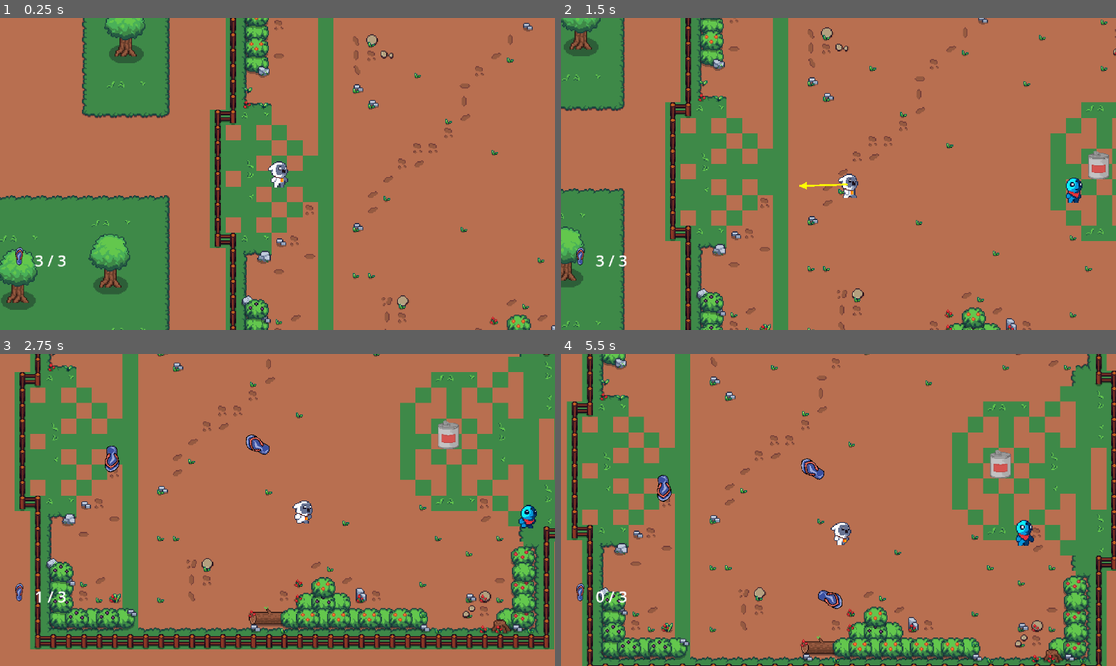
Above: before the commit, frames 1-4 (two rows, left to right).
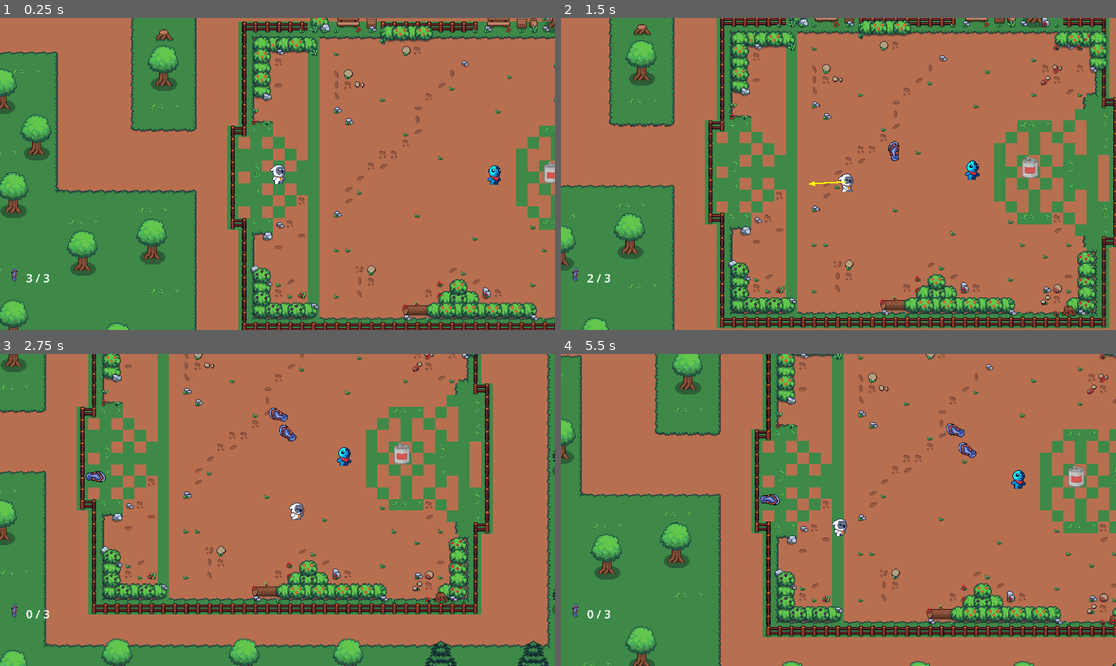
Above: after the commit, the same moments.

Repository: opsnight/game
Game: Godot game, scene res://scenes/world.tscn
Same seed, same stepped clock (60 frames per second), same inputs: the game is played once before the commit and once after it.
Inputs (mouse positions are in pixels of both pictures, inside the frame that each line leads up to):
- Up to frame 1 (0.25 s): no input
- Up to frame 2 (1.5 s): tap Enter at 0.5 s; move the mouse to (960, 158) at 0.52 s; hold D (right) 0.53-1.28 s; hold Shift (run) 0.53-1.28 s; click (960, 158) at 0.67 s; move the mouse to (727, 189) at 1.27 s; hold S (down) from 1.28 s (still down); tap Shift (run) at 1.35 s; click (727, 189) at 1.42 s
- Up to frame 3 (2.75 s): move the mouse to (333, 441) at 2.02 s; release S (down) at 2.03 s; hold D (right) from 2.03 s (still down); hold Shift (run) from 2.03 s (still down); click (333, 441) at 2.17 s
- Up to frame 4 (5.5 s): move the mouse to (810, 572) at 2.77 s; release D (right) at 2.78 s; release Shift (run) at 2.78 s; hold W (up) 2.78-3.53 s; tap Shift (run) at 2.85, 4.35 s; click (810, 572) at 2.92 s; move the mouse to (1005, 556) at 3.52 s; hold Shift (run) 3.53-4.28 s; hold A (left) 3.53-5.03 s; click (1005, 556) at 3.67 s; move the mouse to (672, 463) at 4.27 s; click (672, 463) at 4.42 s; move the mouse to (866, 510) at 5.02 s; hold S (down) from 5.03 s (still down); hold Shift (run) from 5.03 s (still down); click (866, 510) at 5.17 s

The runs differ from the first frame. In frame 1, 39% of the frame differs, in the area x 0-100%, y 0-100%; in frame 2, 44%; in frame 3, 52%; in frame 4, 51%.

Commit message:
update functionalities
updated all functionalities needed

Diff:
--- a/project.godot
+++ b/project.godot
@@ -12,12 +12,12 @@
 
 config/name="Game"
 run/main_scene="uid://cwjhoma60xhne"
-config/features=PackedStringArray("4.5", "GL Compatibility")
+config/features=PackedStringArray("4.4", "GL Compatibility")
 config/icon="res://icon.svg"
 
 [display]
 
-window/stretch/scale=2.0
+window/stretch/scale=1.5
 
 [input]
 
--- a/scenes/world.tscn
+++ b/scenes/world.tscn
@@ -305,7 +305,7 @@
 size = Vector2(8, 124)
 
 [node name="World" type="Node2D"]
-position = Vector2(-2, 2)
+position = Vector2(-7, 17)
 script = ExtResource("4_world")
 
 [node name="TileMap" type="TileMap" parent="."]
--- a/scripts/can.gd
+++ b/scripts/can.gd
@@ -2,6 +2,11 @@
 
 @export var hit_impulse_scale: float = 1.2
 @export var min_impulse: float = 150.0
+
+# Remember original spawn to allow resets and knockdown checks
+var original_position: Vector2
+var is_being_carried: bool = false
+var carrier: Node2D = null
 
 func _ready() -> void:
 	# Enable contact monitoring so body_entered works on RigidBody2D
@@ -13,6 +18,8 @@
 	if not is_in_group("can"):
 		add_to_group("can")
 	self.body_entered.connect(Callable(self, "_on_body_entered"))
+	# Store original spawn
+	original_position = global_position
 
 func _on_body_entered(body: Node) -> void:
 	if body and body.is_in_group("slipper"):
@@ -34,6 +41,55 @@
 		impulse = dir.normalized() * min_impulse
 	apply_impulse(impulse)
 
+func is_knocked_down(threshold: float = 30.0) -> bool:
+	# Consider knocked down if moved sufficiently from original position
+	return global_position.distance_to(original_position) > threshold
+
+func reset_to_original() -> void:
+	# Put the can back exactly, clear all physics motion
+	freeze = true
+	linear_velocity = Vector2.ZERO
+	angular_velocity = 0.0
+	global_position = original_position
+	rotation = 0.0
+	freeze = false
+
+func begin_carry(by: Node2D) -> void:
+	# Freeze physics and attach visually to the carrier
+	is_being_carried = true
+	carrier = by
+	freeze = true
+	linear_velocity = Vector2.ZERO
+	angular_velocity = 0.0
+	# Keep as sibling but follow in _process via carrier
+	set_deferred("collision_layer", 0)
+	set_deferred("collision_mask", 0)
+
+func end_carry() -> void:
+	is_being_carried = false
+	carrier = null
+	freeze = false
+	# Restore collisions (default to all)
+	set_deferred("collision_layer", 1)
+	set_deferred("collision_mask", 1)
+
+func _physics_process(delta: float) -> void:
+	if is_being_carried and carrier:
+		# Follow a point slightly in front of the carrier
+		var to_dir := Vector2.DOWN
+		if "current_dir" in carrier and carrier.current_dir is String:
+			# crude forward vector from 8-dir
+			match carrier.current_dir:
+				"up": to_dir = Vector2.UP
+				"down": to_dir = Vector2.DOWN
+				"left": to_dir = Vector2.LEFT
+				"right": to_dir = Vector2.RIGHT
+				"up_right": to_dir = Vector2(1,-1).normalized()
+				"up_left": to_dir = Vector2(-1,-1).normalized()
+				"down_right": to_dir = Vector2(1,1).normalized()
+				"down_left": to_dir = Vector2(-1,1).normalized()
+		global_position = carrier.global_position + to_dir * 20.0
+
 func hit_from(vel: Vector2, hit_pos: Vector2) -> void:
 	# Public API for Area2D (slipper) to notify hits
 	var impulse := vel * hit_impulse_scale
--- a/scripts/player.gd
+++ b/scripts/player.gd
@@ -1,6 +1,7 @@
 extends CharacterBody2D
-
 signal ammo_changed(count: int, max_count: int)
+signal slipper_thrown(global_pos: Vector2)
+signal returned_to_base()
 
 const SPEED = 100.0
 const ACCELERATION = 1500.0
@@ -24,14 +25,24 @@
 const MAX_SPEED_MULT := 2.0
 var _aim_started_at: float = 0.0
 
+# Base zone (green line) logic
+@export var base_radius: float = 50.0
+var base_center: Vector2
+var can_leave_base: bool = false
+var at_base: bool = true
+
 func _ready() -> void:
 	$AnimatedSprite2D.play("front_idle")
 	_setup_camera_limits()
 	# tell UI initial ammo
 	ammo_changed.emit(slippers_available, MAX_SLIPPERS)
+	# initialize base center at spawn
+	base_center = global_position
+	at_base = true
 
 
 func _physics_process(delta: float) -> void:
+	_update_base_state()
 	player_movement(delta)
 	# Update aim arrow while aiming
 	if is_aiming and _aim_arrow != null:
@@ -70,24 +81,35 @@
 		_recall_nearest_slipper()
 
 func player_movement(delta):
-	# Get input direction
+	# WASD-only controls for Player 1 using physical key codes
+	# W(87) A(65) S(83) D(68)
 	var input_dir = Vector2()
-
-	if Input.is_action_pressed("right"):
+	if Input.is_physical_key_pressed(87): # W
+		input_dir.y -= 1
+	if Input.is_physical_key_pressed(83): # S
+		input_dir.y += 1
+	if Input.is_physical_key_pressed(65): # A
+		input_dir.x -= 1
+	if Input.is_physical_key_pressed(68): # D
 		input_dir.x += 1
-	if Input.is_action_pressed("left"):
-		input_dir.x -= 1
-	if Input.is_action_pressed("down"):
-		input_dir.y += 1
-	if Input.is_action_pressed("up"):
-		input_dir.y -= 1
 
 	# Normalize diagonal movement so it's not faster
 	if input_dir.length() > 0:
 		input_dir = input_dir.normalized()
 		_last_dir_vec = input_dir
 
-		# Sprint / Run handling
+		# Base boundary clamp: if not allowed to leave base, remove outward component at the edge
+		if not can_leave_base:
+			var to_out := (global_position - base_center)
+			var dist := to_out.length()
+			if dist > 0.0:
+				var outward := to_out / dist
+				var outward_comp := input_dir.dot(outward)
+				# If at or beyond the boundary and trying to move outward, cancel that component
+				if dist >= base_radius - 1.0 and outward_comp > 0.0:
+					input_dir = (input_dir - outward * outward_comp).normalized() if (input_dir - outward * outward_comp).length() > 0.001 else Vector2.ZERO
+
+		# Sprint / Run handling (use Shift Right physical if present, otherwise default to false)
 		var is_running := Input.is_action_pressed("run")
 		var target_speed := SPEED * (RUN_MULTIPLIER if is_running else 1.0)
 		var accel := ACCELERATION * (RUN_ACCEL_MULTIPLIER if is_running else 1.0)
@@ -97,10 +119,8 @@
 
 		# Speed up animations slightly when running
 		$AnimatedSprite2D.speed_scale = 1.2 if is_running else 1.0
-
 		# Update current direction for animations (8 directions)
 		current_dir = _dir8_from_vector(input_dir)
-
 		play_anim(1, is_running)
 	else:
 		# Apply friction when no input
@@ -249,6 +269,8 @@
 				s.connect("picked_up", Callable(self, "_on_slipper_picked"))
 			slippers_available = max(0, slippers_available - 1)
 			ammo_changed.emit(slippers_available, MAX_SLIPPERS)
+			# Notify that we threw a slipper
+			slipper_thrown.emit(global_position)
 	# Play throw animation with lock and safe fallbacks
 	is_throwing = true
 	var candidates: Array[String] = [base + "_throw"]
@@ -439,3 +461,21 @@
 	cam.limit_bottom = bottom
 	cam.enabled = true
 	cam.make_current()
+
+# Base-state helpers
+func _update_base_state() -> void:
+	# Determine if any active slipper is currently outside the base radius
+	var slipper_outside := false
+	for n in get_tree().get_nodes_in_group("slipper"):
+		if n is Node2D and n.is_inside_tree():
+			var d: float = (n.global_position - base_center).length()
+			if d > base_radius + 1.0:
+				slipper_outside = true
+				break
+	can_leave_base = slipper_outside
+
+	var was_at_base := at_base
+	at_base = (global_position.distance_to(base_center) <= base_radius + 0.5)
+	# If we just re-entered base and no slipper is outside, re-lock and emit
+	if at_base and not was_at_base and not can_leave_base:
+		returned_to_base.emit()
--- a/scripts/player_2.gd
+++ b/scripts/player_2.gd
@@ -12,29 +12,42 @@
 var is_attacking: bool = false
 @export var catch_radius: float = 28.0
 
+# References and state
+var can_node: Node2D = null
+var player1: Node = null
+var can_chase_player: bool = false
+var carry_pickup_radius: float = 36.0
+var carry_drop_radius: float = 24.0
+
 func _ready() -> void:
 	$AnimatedSprite2D.play("f_idle")
+	# Cache references
+	player1 = get_tree().current_scene.find_child("player", true, false)
+	var found_can := get_tree().current_scene.find_child("Can", true, false)
+	if found_can and found_can is Node2D:
+		can_node = found_can
 
 func _physics_process(delta: float) -> void:
 	player_movement(delta)
-	if is_attacking:
+	# Interactions: catch and can handling
+	if can_chase_player:
 		_try_catch()
+	_handle_can_interactions()
 
 func _unhandled_input(event: InputEvent) -> void:
-	if event is InputEventMouseButton and event.pressed and event.button_index == MOUSE_BUTTON_LEFT:
-		_start_attack()
-	elif event.is_action_pressed("attack"):
-		_start_attack()
+	pass
 
 func player_movement(delta: float) -> void:
+	# Arrow keys only using physical key codes
+	# Left(4194319) Right(4194321) Up(4194320) Down(4194322)
 	var input_dir: Vector2 = Vector2.ZERO
-	if Input.is_action_pressed("right"):
+	if Input.is_physical_key_pressed(4194321): # Right Arrow
 		input_dir.x += 1
-	if Input.is_action_pressed("left"):
+	if Input.is_physical_key_pressed(4194319): # Left Arrow
 		input_dir.x -= 1
-	if Input.is_action_pressed("down"):
+	if Input.is_physical_key_pressed(4194322): # Down Arrow
 		input_dir.y += 1
-	if Input.is_action_pressed("up"):
+	if Input.is_physical_key_pressed(4194320): # Up Arrow
 		input_dir.y -= 1
 
 	if input_dir.length() > 0.0:
@@ -87,37 +100,17 @@
 			return
 
 func _start_attack() -> void:
-	if is_attacking:
-		return
-	is_attacking = true
-	var anim: AnimatedSprite2D = $AnimatedSprite2D
-	var base: String = _base_from_dir(current_dir)
-	var flip_left: bool = current_dir in ["left", "down_left", "up_left"]
-	anim.flip_h = flip_left
-	var name: String = base + "_attack" # expects f_attack or b_attack
-	var played: bool = false
-	if anim.sprite_frames and anim.sprite_frames.has_animation(name):
-		anim.play(name)
-		played = true
-	else:
-		# Fallback to idle if attack anim not present
-		anim.play(base + "_idle")
-	# Compute attack window from frames if possible
-	var lock_time: float = 0.35
-	if played:
-		var fps: float = anim.sprite_frames.get_animation_speed(name)
-		var frames_count: int = anim.sprite_frames.get_frame_count(name)
-		var loops: bool = anim.sprite_frames.get_animation_loop(name)
-		if fps > 0 and frames_count > 0 and not loops:
-			lock_time = float(frames_count) / fps
-	await get_tree().create_timer(lock_time).timeout
-	is_attacking = false
+	pass
 
 func _try_catch() -> void:
 	# Find main player and check proximity
-	var player: Node = get_tree().current_scene.find_child("player", true, false)
+	var player: Node = player1 if player1 != null else get_tree().current_scene.find_child("player", true, false)
 	if player and player is CharacterBody2D:
-		if global_position.distance_to(player.global_position) <= catch_radius:
+		# Only allow catch if Player 1 is not at base if that property exists
+		var eligible := true
+		if "at_base" in player:
+			eligible = not player.at_base
+		if eligible and global_position.distance_to(player.global_position) <= catch_radius:
 			emit_signal("caught_player")
 			if player.has_method("play_hurt_from"):
 				player.play_hurt_from(global_position)
@@ -144,3 +137,37 @@
 		6: return "up"
 		7: return "up_right"
 		_: return "down"
+
+# Player1 signal handlers to control chase eligibility
+func on_player_slipper_thrown(_pos: Vector2) -> void:
+	can_chase_player = true
+
+func on_player_returned_to_base() -> void:
+	can_chase_player = false
+
+func _handle_can_interactions() -> void:
+	if can_node == null:
+		var found := get_tree().current_scene.find_child("Can", true, false)
+		if found and found is Node2D:
+			can_node = found
+	if can_node == null:
+		return
+	# Interact only if the node has our helper API
+	if can_node and can_node.has_method("is_knocked_down") and can_node.has_method("begin_carry"):
+		# Auto-pickup if knocked down and close enough and not already being carried
+		var knocked: bool = bool(can_node.call("is_knocked_down"))
+		var carried: bool = bool(can_node.get("is_being_carried"))
+		if knocked and not carried and global_position.distance_to(can_node.global_position) <= carry_pickup_radius:
+			can_node.begin_carry(self)
+		# If carrying, auto-drop/reset when near original spot
+		var orig_val = can_node.get("original_position")
+		var orig: Vector2
+		if not (orig_val is Vector2):
+			return
+		orig = orig_val
+		if carried:
+			if global_position.distance_to(orig) <= carry_drop_radius:
+				if can_node.has_method("end_carry"):
+					can_node.end_carry()
+				if can_node.has_method("reset_to_original"):
+					can_node.reset_to_original()
--- a/scripts/slipper.gd
+++ b/scripts/slipper.gd
@@ -3,7 +3,7 @@
 signal picked_up
 
 # Throw parameters (top-down, so no gravity)
-@export var speed: float = 300.0
+@export var speed: float = 800.0
 @export var linear_damp_when_free: float = 4.0
 @export var angular_spin: float = 6.0
 @export var pickup_radius: float = 24.0
--- a/scripts/world.gd
+++ b/scripts/world.gd
@@ -58,6 +58,32 @@
 			# Initialize HUD with current counts if available
 			if "slippers_available" in the_player and "MAX_SLIPPERS" in the_player:
 				hud.set_ammo(the_player.slippers_available, the_player.MAX_SLIPPERS)
+
+	# Connect interactions between Player 1 and Player 2
+	var p1 := get_node_or_null("TileMap/player")
+	var p2 := get_node_or_null("TileMap/player 2")
+	if p1 and p2:
+		# Player 1 -> Player 2: chase toggles
+		if p1.has_signal("slipper_thrown") and p2.has_method("on_player_slipper_thrown"):
+			p1.connect("slipper_thrown", Callable(p2, "on_player_slipper_thrown"))
+		if p1.has_signal("returned_to_base") and p2.has_method("on_player_returned_to_base"):
+			p1.connect("returned_to_base", Callable(p2, "on_player_returned_to_base"))
+		# Player 2 -> World: caught player -> swap places
+		if p2.has_signal("caught_player"):
+			p2.connect("caught_player", Callable(self, "_on_player2_caught_player"))
+
+func _on_player2_caught_player() -> void:
+	var p1 := get_node_or_null("TileMap/player")
+	var p2 := get_node_or_null("TileMap/player 2")
+	if p1 and p2 and p1 is Node2D and p2 is Node2D:
+		var pos1 := (p1 as Node2D).global_position
+		var pos2 := (p2 as Node2D).global_position
+		(p1 as Node2D).global_position = pos2
+		(p2 as Node2D).global_position = pos1
+		# Reset Player 1 base center to new spot (property exists in player.gd)
+		p1.base_center = (p1 as Node2D).global_position
+		# Stop chase immediately after swap (property exists in player_2.gd)
+		p2.can_chase_player = false
 
 func _compute_default_spawn() -> Vector2:
 	# Place the player roughly at the center of the used TileMap area
Not shown, changed: assets/Farm RPG FREE 16x16 - Tiny Asset Pack/Character/Idle.png.import
Not shown, changed: assets/Farm RPG FREE 16x16 - Tiny Asset Pack/Character/Walk.png.import
Not shown, changed: assets/Farm RPG FREE 16x16 - Tiny Asset Pack/Farm Animals/Baby Chicken Yellow.png.import
Not shown, changed: assets/Farm RPG FREE 16x16 - Tiny Asset Pack/Farm Animals/Chicken Blonde Green.png.import
Not shown, changed: assets/Farm RPG FREE 16x16 - Tiny Asset Pack/Farm Animals/Chicken Red.png.import
Not shown, changed: assets/Farm RPG FREE 16x16 - Tiny Asset Pack/Farm Animals/Female Cow Brown.png.import
Not shown, changed: assets/Farm RPG FREE 16x16 - Tiny Asset Pack/Farm Animals/Male Cow Brown.png.import
Not shown, changed: assets/Farm RPG FREE 16x16 - Tiny Asset Pack/Objects/Fence's copiar.png.import
Not shown, changed: assets/Farm RPG FREE 16x16 - Tiny Asset Pack/Objects/House.png.import
Not shown, changed: assets/Farm RPG FREE 16x16 - Tiny Asset Pack/Objects/Interior.png.import
Not shown, changed: assets/Farm RPG FREE 16x16 - Tiny Asset Pack/Objects/Maple Tree.png.import
Not shown, changed: assets/Farm RPG FREE 16x16 - Tiny Asset Pack/Objects/Road copiar.png.import
(and 61 more such lines)
